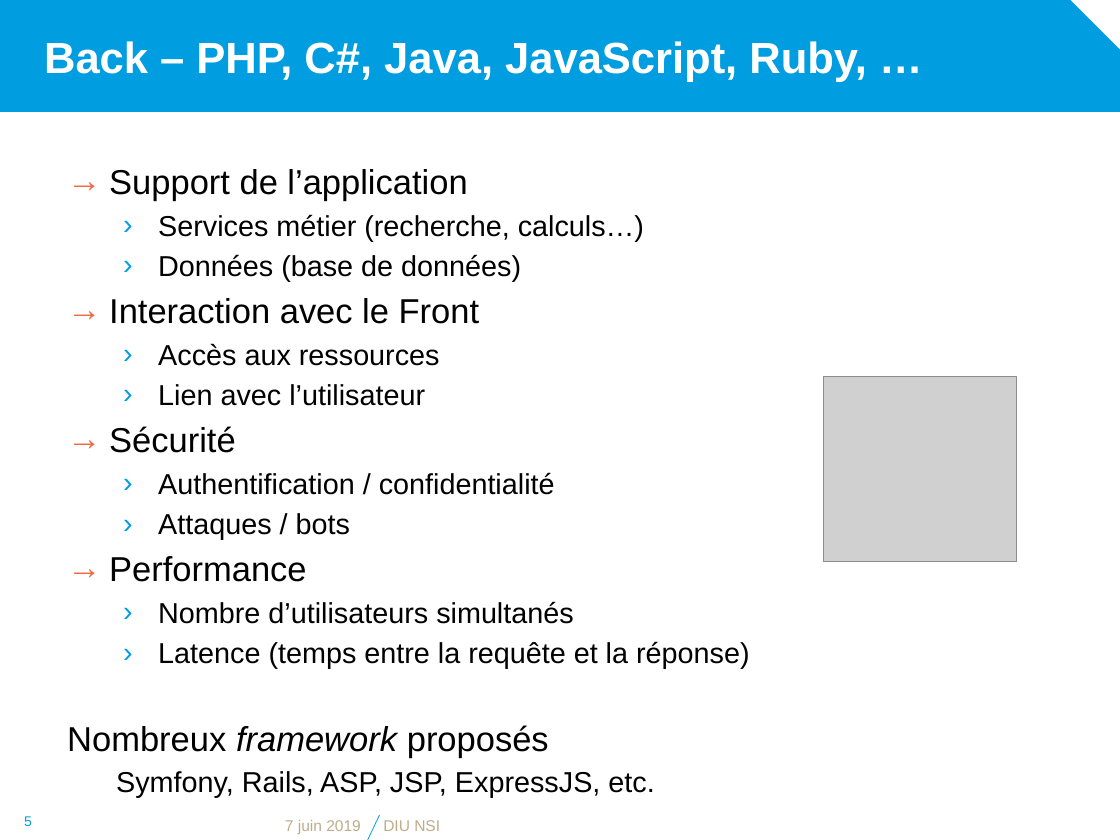
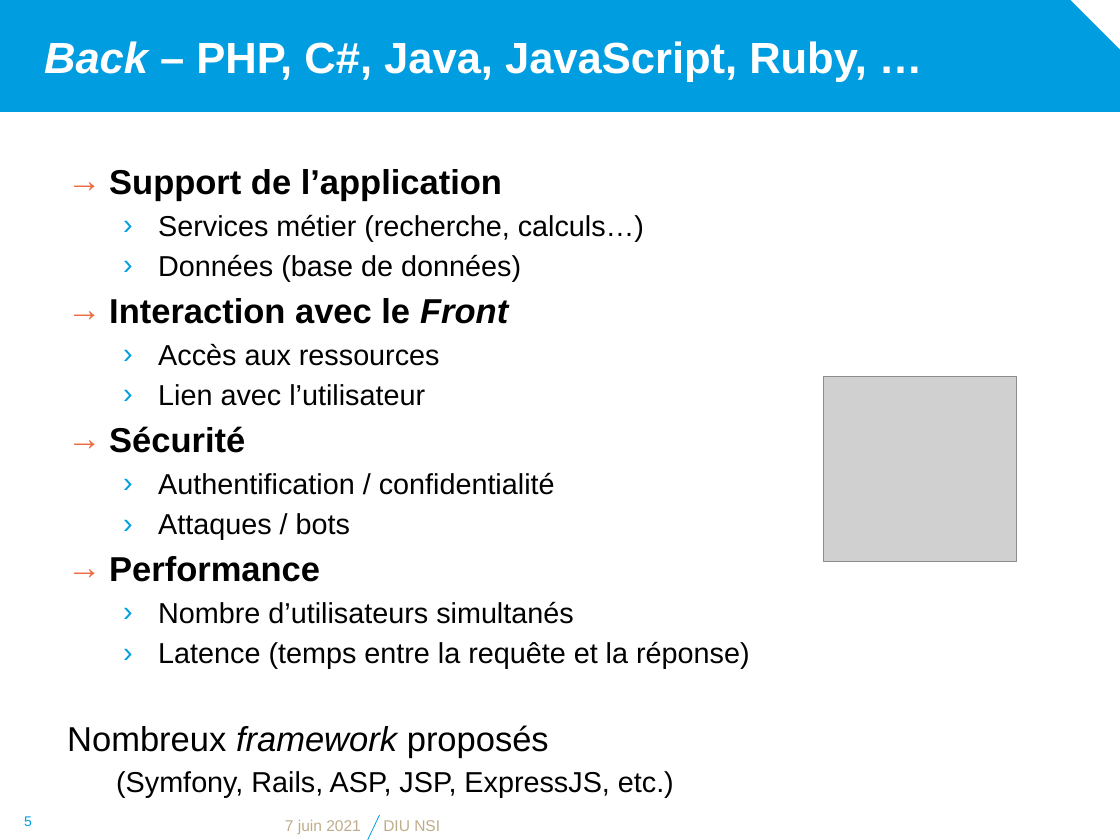
Before and after one commit to diu-uf-bordeaux/bloc1, a slide deck: slide 5 of web/5-Developpement/developpement.pptx. Drawn at 1120x840 pixels with LibreOffice and Linux fonts; fonts in the diff are those of the drawing; grey boxes stand for pictures; background and template pictures are left out. Boxes give left, top, right and bottom in pixels: in the first picture for what was removed or moved away, otherwise in the second. Text is boxed around its words. In the diff, an @@ line names an element or a change of style, - is before the commit and + after.

```diff
--- a/web/5-Developpement/developpement.pptx
+++ b/web/5-Developpement/developpement.pptx
@@ title "Back – PHP, C#, Java, ..." at (x1=44, y1=41, x2=867, y2=82): italic on in "Back" @@
@@ text at (x1=109, y1=169, x2=508, y2=582): bold on in "Support de l’application", "Interaction avec le Front", "Sécurité", "Performance"; italic on in "Front" @@
@@ text at (x1=116, y1=771, x2=674, y2=798): text changed @@
-  Symfony, Rails, ASP, JSP, ExpressJS, etc.
+  (Symfony, Rails, ASP, JSP, ExpressJS, etc.)
@@ text at (x1=285, y1=820, x2=361, y2=834): text changed @@
-7 juin 2019
+7 juin 2021
```
Also in this commit, not shown: 7 other slides changed, 12 other files.
